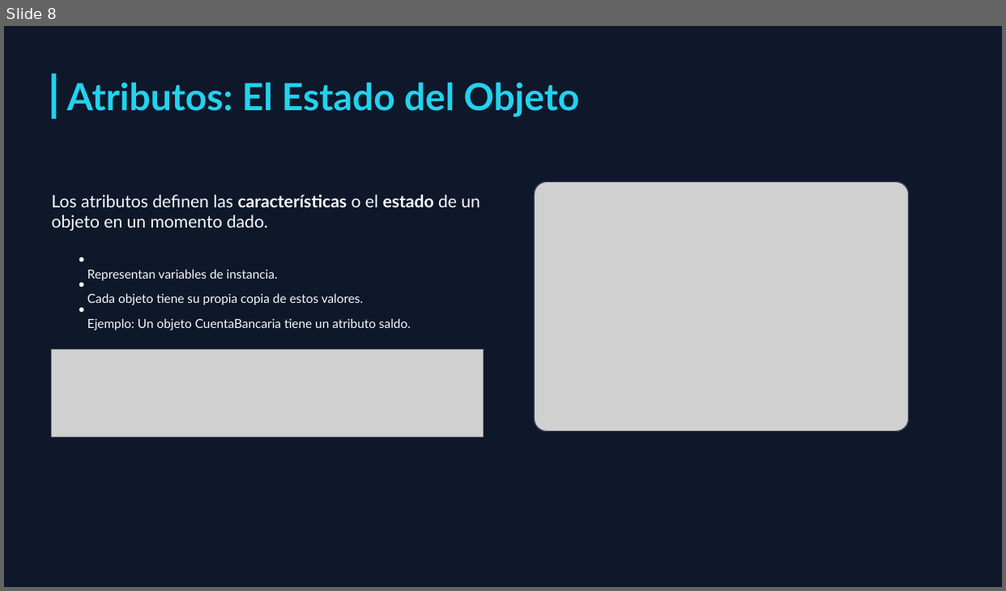
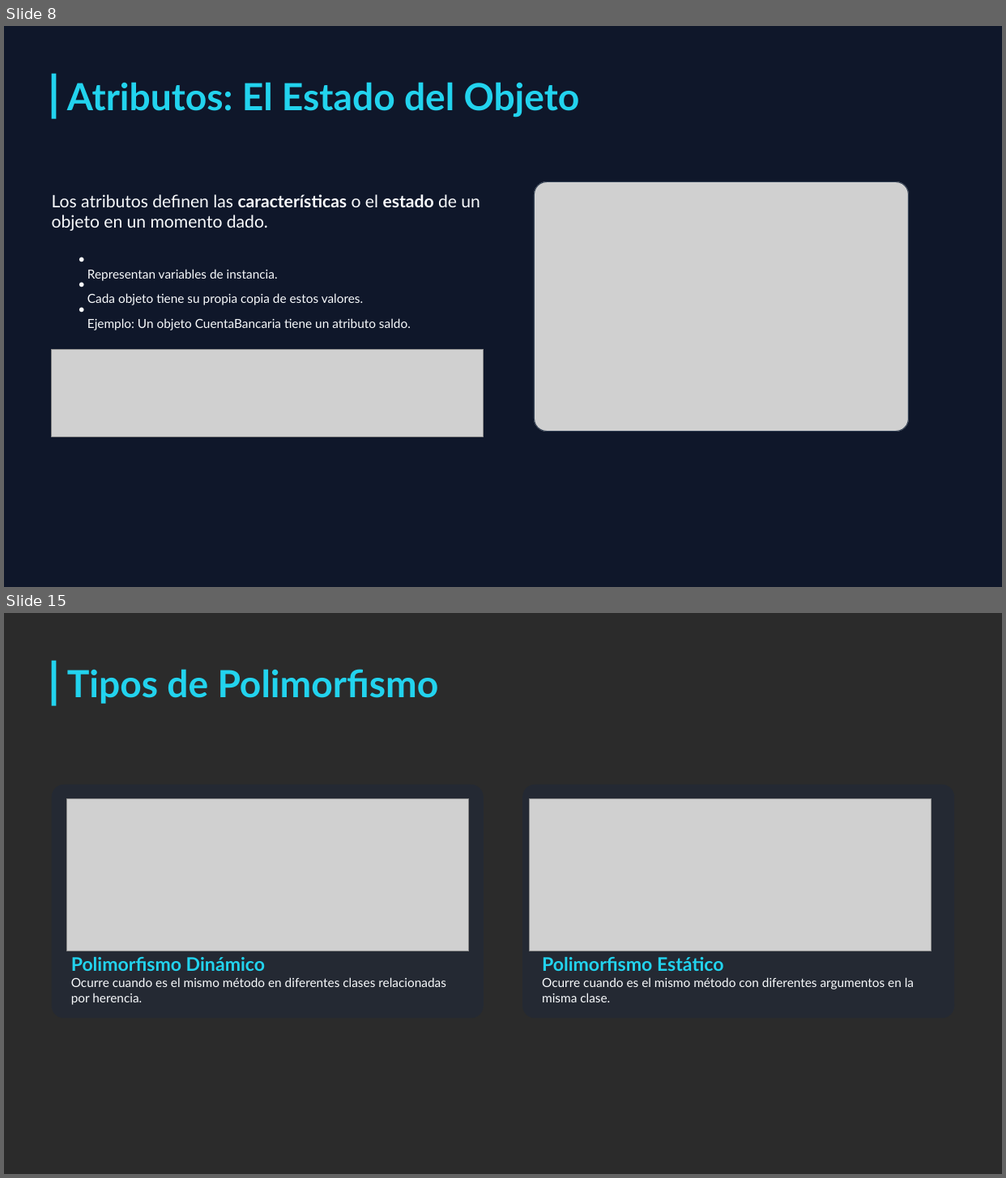
Before and after one commit to MelvinSevilla/programacionBasica, a slide deck: II UNIDAD/Presentaciones/II UNIDAD Programación Orientada a Objetos.pptx. Shown one above the other, each under a label of ours: slide 8 before the commit, slides 8 and 15 after it; the slides between them are not shown. The pictures are 1006x591 and 1006x1178 pixels, drawn with LibreOffice and Linux fonts; fonts in the diff are those of the drawing; grey boxes stand for pictures; background and template pictures are left out; a plain dark background stands for a picture behind light text. Boxes give left, top, right and bottom in pixels: in the first picture for what was removed or moved away, otherwise in the second. Text is boxed around its words. In the diff, an @@ line names an element or a change of style, - is before the commit and + after.

```diff
--- a/II UNIDAD/Presentaciones/II UNIDAD Programación Orientada a Objetos.pptx
+++ b/II UNIDAD/Presentaciones/II UNIDAD Programación Orientada a Objetos.pptx
@@ slide 15 added at bbox=[4, 613, 1002, 1174], background picture (left out) @@
@@ rectangle added at bbox=[52, 661, 57, 706], fill #22D3EE @@
@@ text added at bbox=[67, 669, 439, 704], 36 pt, text #22D3EE, bold @@
+Tipos de Polimorfismo
@@ rounded rectangle added at bbox=[52, 785, 484, 1018], fill #1E293B at 50% opacity @@
@@ picture added at bbox=[67, 798, 468, 952] @@
@@ rounded rectangle added at bbox=[522, 785, 955, 1018], fill #1E293B at 50% opacity @@
@@ picture added at bbox=[530, 798, 931, 952] @@
@@ text added at bbox=[71, 957, 265, 971], 18 pt, text #22D3EE, bold @@
+Polimorfismo Dinámico
@@ text added at bbox=[542, 957, 723, 971], 18 pt, text #22D3EE, bold @@
+Polimorfismo Estático
@@ text added at bbox=[71, 977, 446, 1005], 12 pt, text #F8FAFC @@
+Ocurre cuando es el mismo método en diferentes clases relacionadas por herencia.
@@ text added at bbox=[542, 977, 914, 1003], 12 pt, text #F8FAFC @@
+Ocurre cuando es el mismo método con diferentes argumentos en la misma clase.
```
Also in this commit, not shown: 7 other slides added, 1 slide removed, 2 other files.
